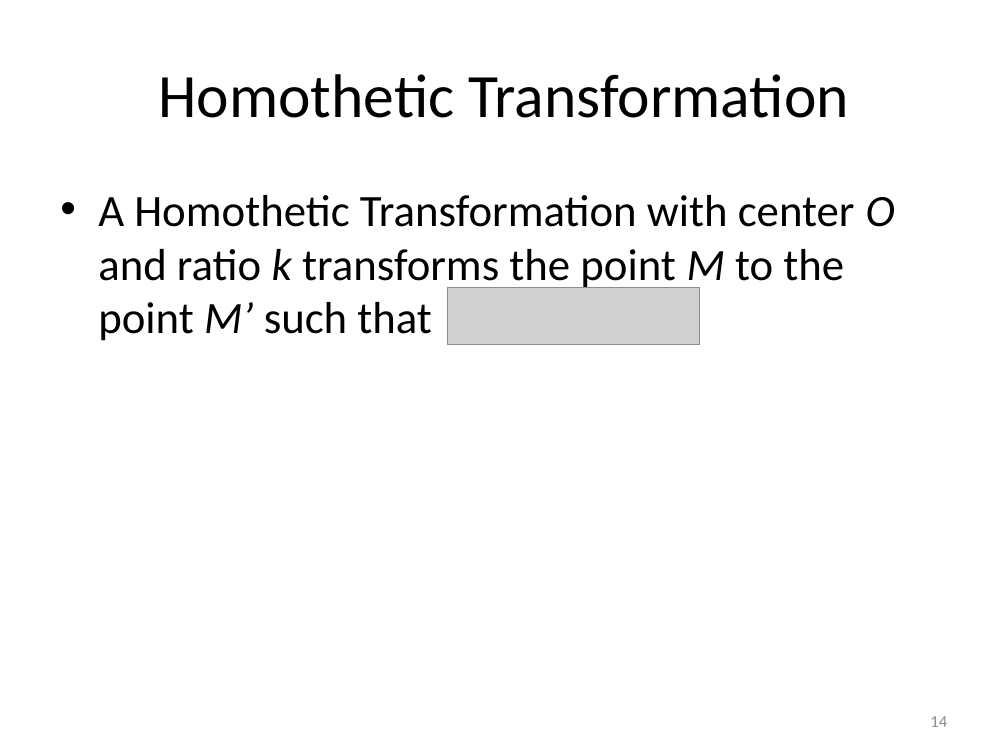
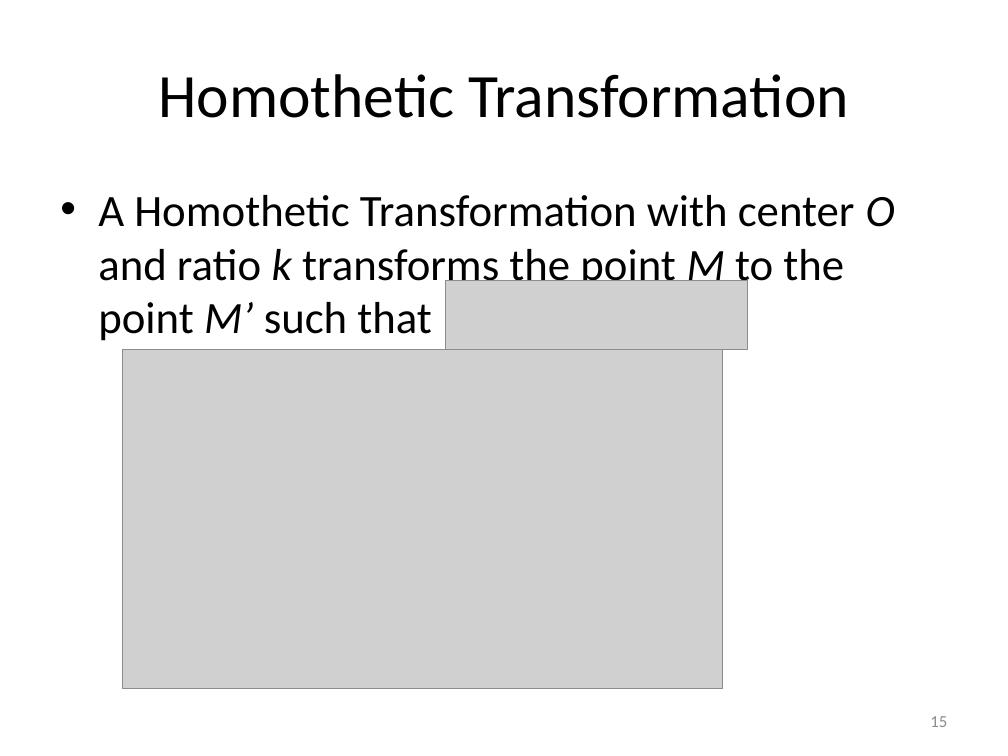
Before and after one commit to vyngo/caohoc-project-name, a slide deck: slide 15 of Report/pre.pptx (slide 14 before the commit). Drawn at 1008x756 pixels with LibreOffice and Linux fonts; fonts in the diff are those of the drawing; grey boxes stand for pictures. Boxes give left, top, right and bottom in pixels: in the first picture for what was removed or moved away, otherwise in the second. Text is boxed around its words. In the diff, an @@ line names an element or a change of style, - is before the commit and + after.

```diff
--- a/Report/pre.pptx
+++ b/Report/pre.pptx
@@ picture: place and size @@
-picture at [448, 287, 700, 345]
+picture at [446, 280, 748, 349]
@@ picture added at [123, 349, 723, 688] @@
@@ page number at [930, 716, 947, 727]: text changed @@
-14
+15
```
Also in this commit, not shown: 15 other slides changed.
